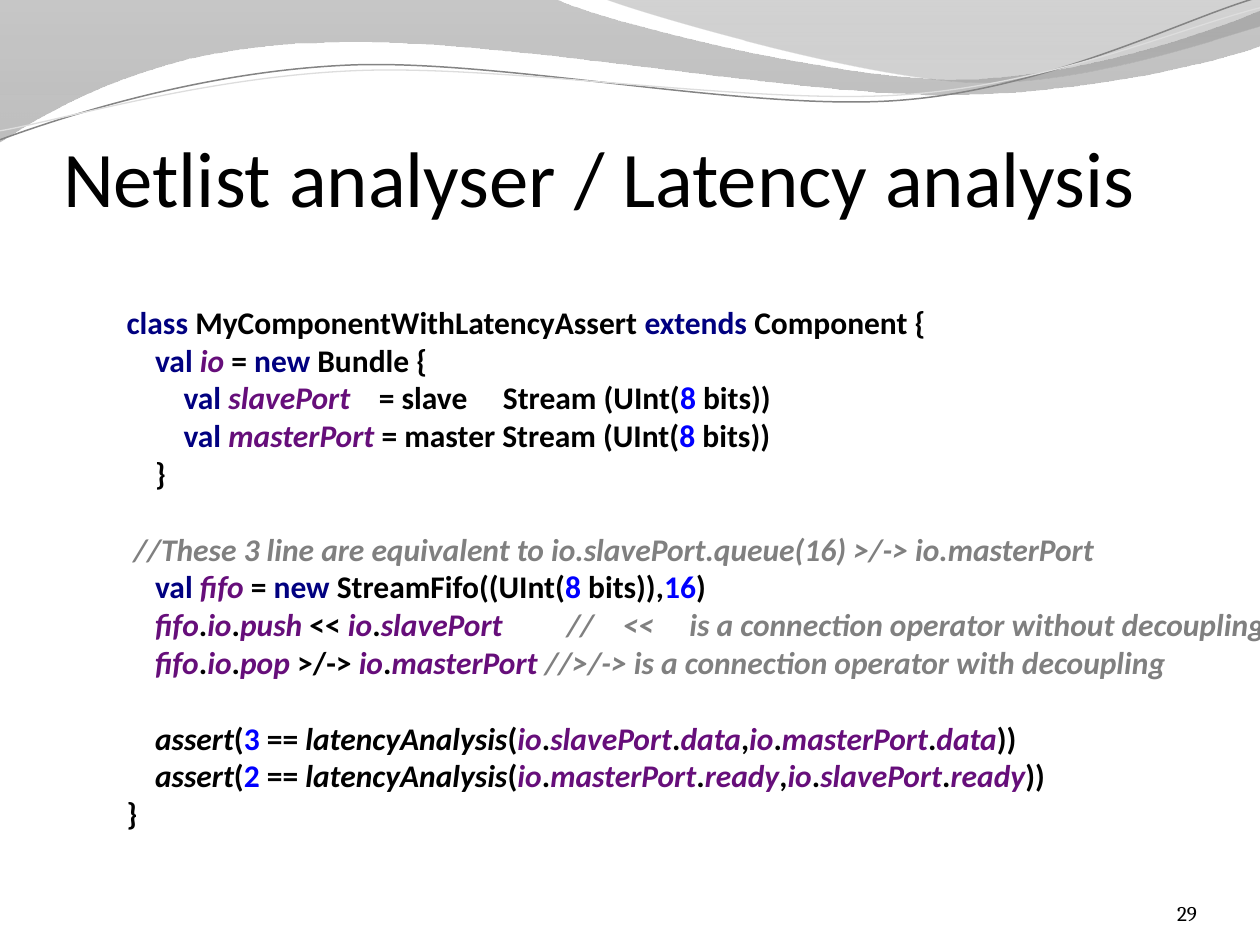
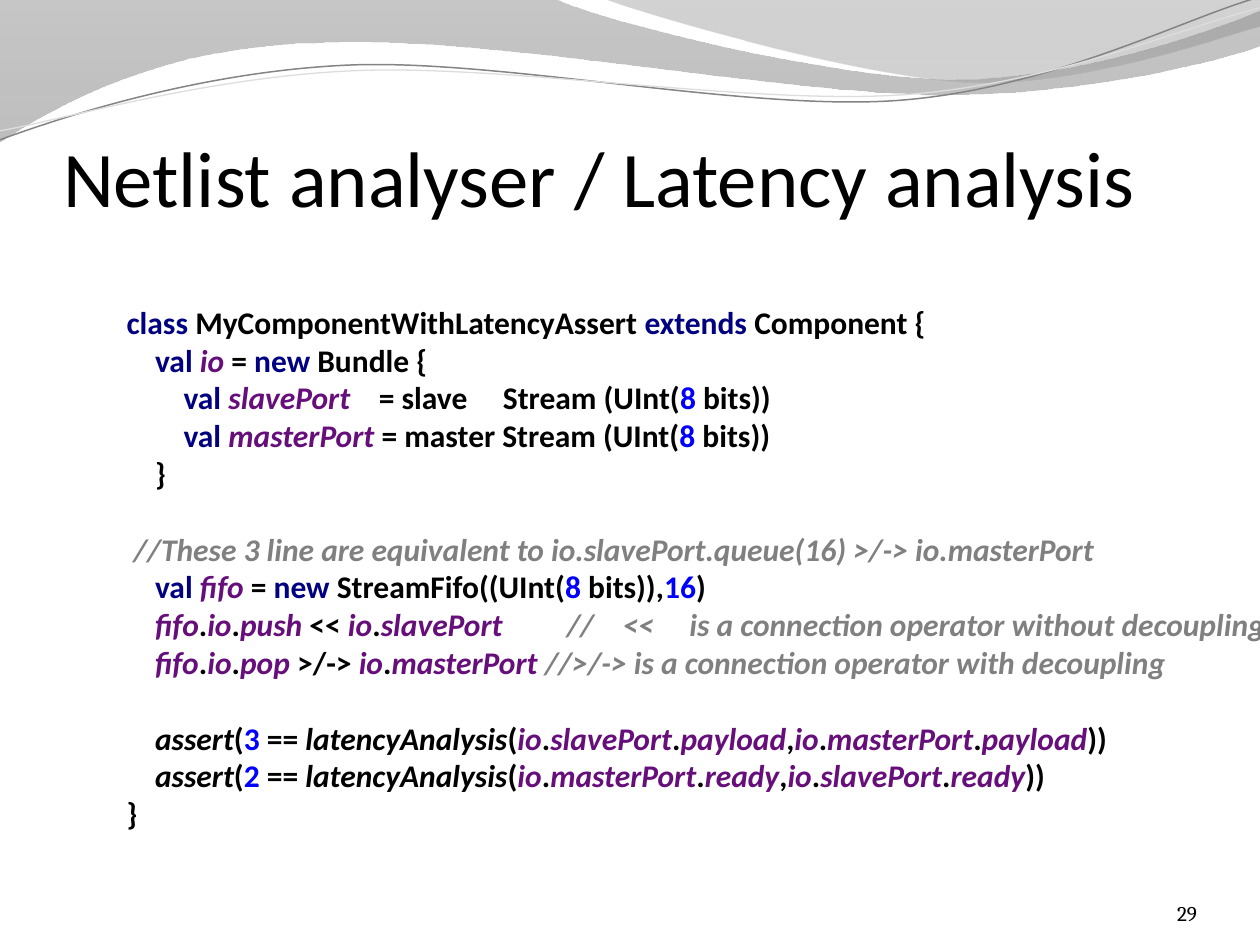
Before and after one commit to SpinalHDL/SpinalDoc, a slide deck: slide 29 of presentation/en/presentation.pptx. Drawn at 1260x945 pixels with LibreOffice and Linux fonts; fonts in the diff are those of the drawing; background and template pictures are left out. Boxes give left, top, right and bottom in pixels: in the first picture for what was removed or moved away, otherwise in the second. Text is boxed around its words. In the diff, an @@ line names an element or a change of style, - is before the commit and + after.

Commit message:
update presentation

```diff
--- a/presentation/en/presentation.pptx
+++ b/presentation/en/presentation.pptx
@@ text at [127,312,1260,792]: text changed @@
-class MyComponentWithLatencyAssert extends Component {
-val io = new Bundle {
-val slavePort = slave Stream (UInt(8 bits))
-val masterPort = master Stream (UInt(8 bits))
-}
-//These 3 line are equivalent to io.slavePort.queue(16) >/-> io.masterPort
-val fifo = new StreamFifo((UInt(8 bits)),16)
-fifo.io.push << io.slavePort // << is a connection operator without decoupling
-fifo.io.pop >/-> io.masterPort //>/-> is a connection operator with decoupling
-assert(3 == latencyAnalysis(io.slavePort.data,io.masterPort.data))
-assert(2 == latencyAnalysis(io.masterPort.ready,io.slavePort.ready))
-}
+class MyComponentWithLatencyAssert extends Component {
+val io = new Bundle {
+val slavePort = slave Stream (UInt(8 bits))
+val masterPort = master Stream (UInt(8 bits))
+}
+//These 3 line are equivalent to io.slavePort.queue(16) >/-> io.masterPort
+val fifo = new StreamFifo((UInt(8 bits)),16)
+fifo.io.push << io.slavePort // << is a connection operator without decoupling
+fifo.io.pop >/-> io.masterPort //>/-> is a connection operator with decoupling
+assert(3 == latencyAnalysis(io.slavePort.payload,io.masterPort.payload))
+assert(2 == latencyAnalysis(io.masterPort.ready,io.slavePort.ready))
+}
```
Also in this commit, not shown: 12 other slides changed, 1 other file.
